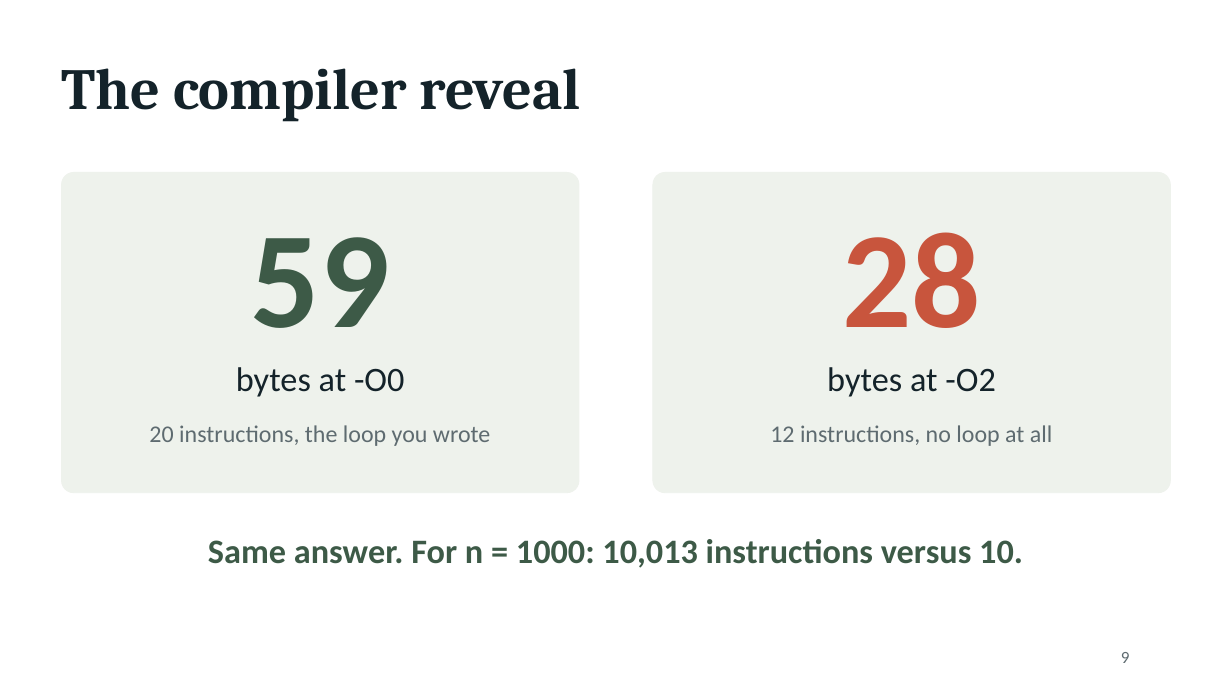
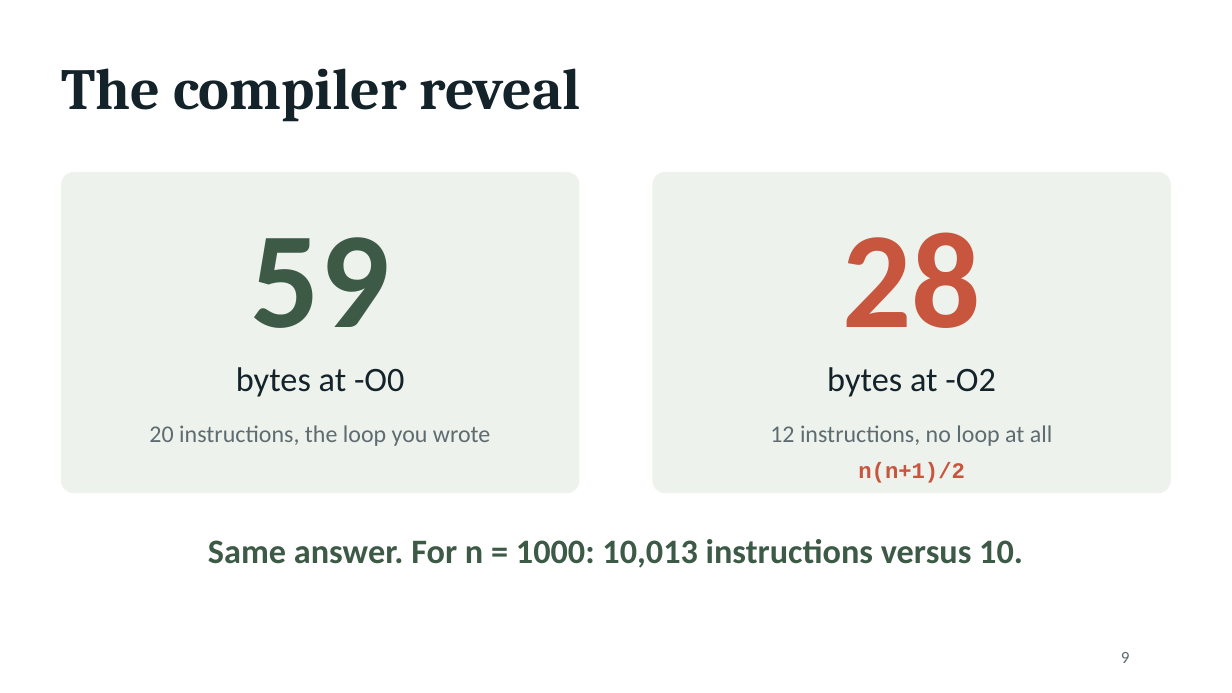
Before and after one commit to kelmer44/tesoro-stuff, a slide deck: slide 9 of prez/tesoro_talk.pptx. Drawn at 1232x693 pixels with LibreOffice and Linux fonts; fonts in the diff are those of the drawing. Boxes give left, top, right and bottom in pixels: in the first picture for what was removed or moved away, otherwise in the second. Text is boxed around its words. In the diff, an @@ line names an element or a change of style, - is before the commit and + after.

```diff
--- a/prez/tesoro_talk.pptx
+++ b/prez/tesoro_talk.pptx
@@ text added at (858, 462, 965, 483), 13 pt, text #C8553D, bold @@
+n(n+1)/2
```
Also in this commit, not shown: 2 other slides changed, 13 other files.
